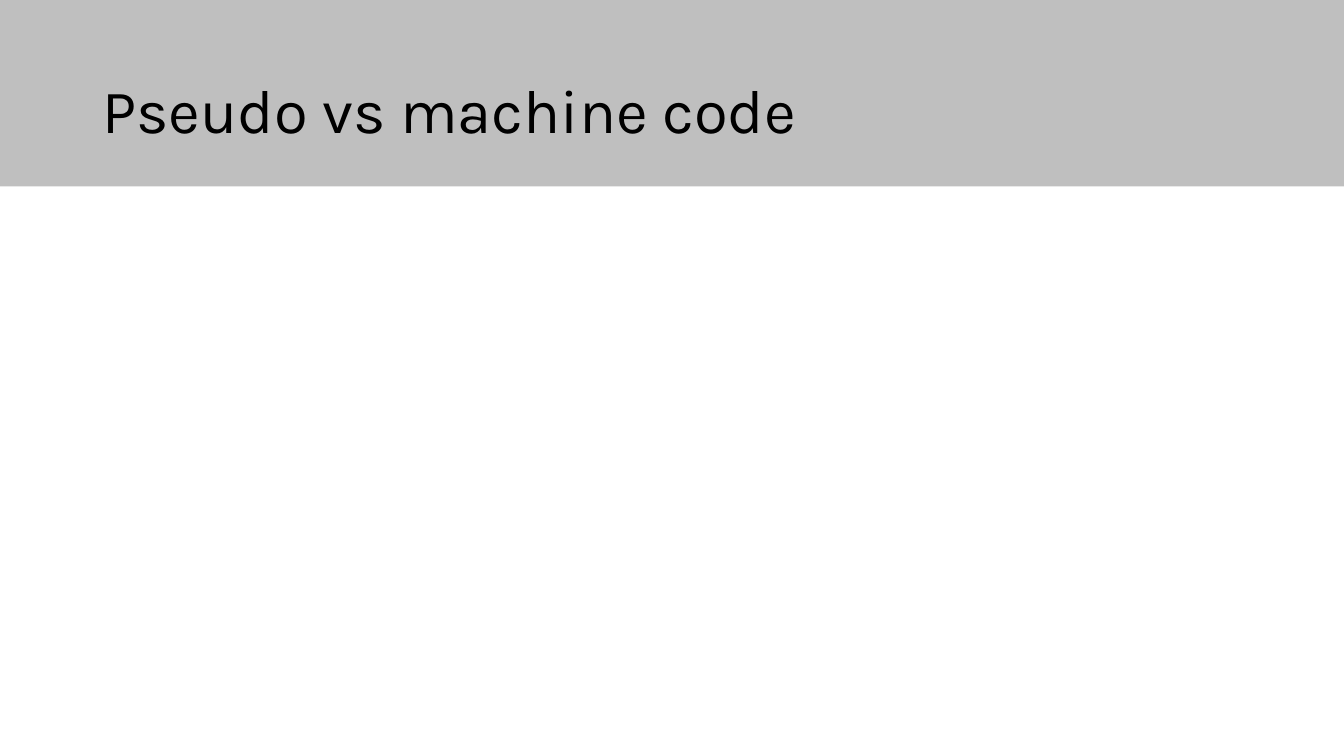
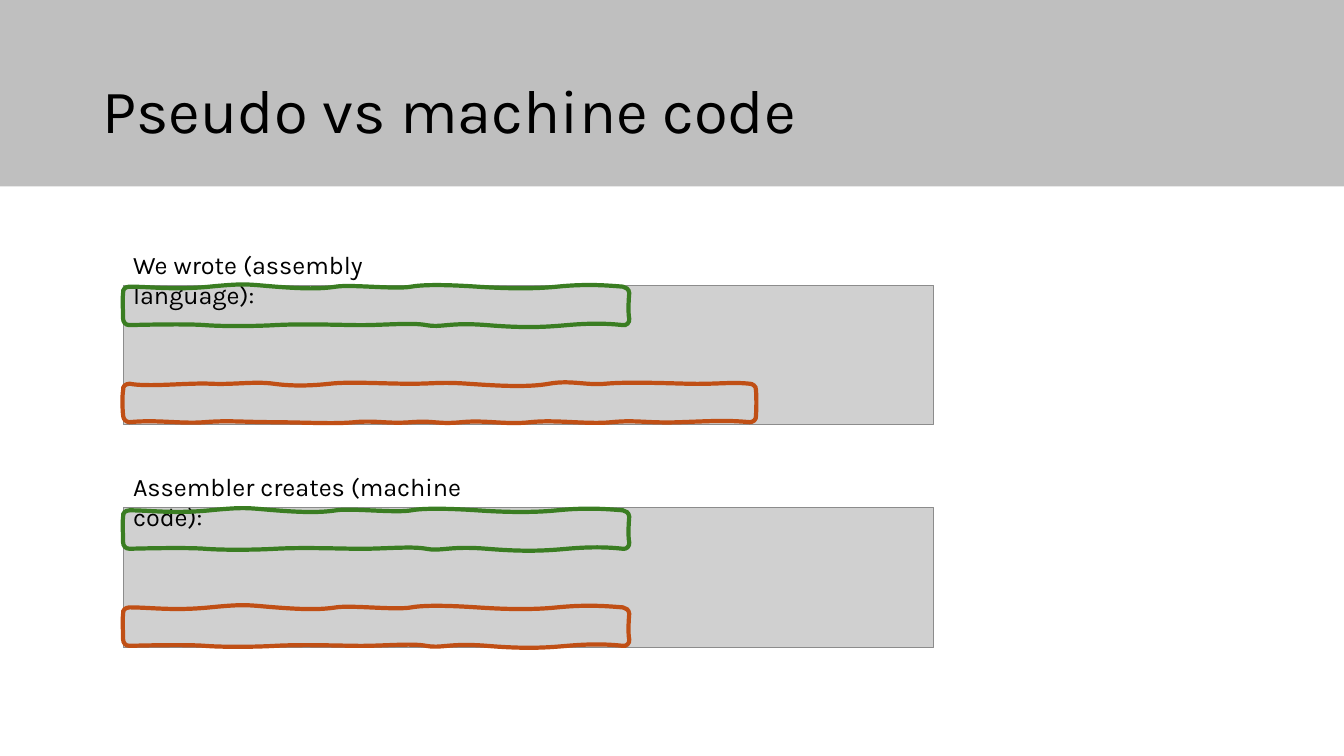
Before and after one commit to elias-at-chalmers/mop-lecture_notes-mirror, a slide deck: slide 23 of slides/lecture02-assembly1.pptx (slide 19 before the commit). Drawn at 1344x756 pixels with LibreOffice and Linux fonts; fonts in the diff are those of the drawing; grey boxes stand for pictures. Boxes give left, top, right and bottom in pixels: in the first picture for what was removed or moved away, otherwise in the second. Text is boxed around its words. In the diff, an @@ line names an element or a change of style, - is before the commit and + after.

```diff
--- a/slides/lecture02-assembly1.pptx
+++ b/slides/lecture02-assembly1.pptx
@@ text added at box(133, 256, 362, 310), 18 pt, text #000000 @@
+We wrote (assembly language):
@@ picture added at box(123, 285, 934, 425) @@
@@ freeform shape added at box(123, 286, 629, 325), outline #3B7D23 3 pt @@
@@ freeform shape added at box(123, 384, 756, 422), outline #C04F15 3 pt @@
@@ text added at box(133, 478, 461, 529), 18 pt, text #000000 @@
+Assembler creates (machine code):
@@ picture added at box(123, 507, 934, 648) @@
@@ freeform shape added at box(123, 510, 629, 548), outline #3B7D23 3 pt @@
@@ freeform shape added at box(123, 608, 629, 646), outline #C04F15 3 pt @@
```
Also in this commit, not shown: 7 other slides changed, 14 slides added, 4 slides removed, 1 other file.
